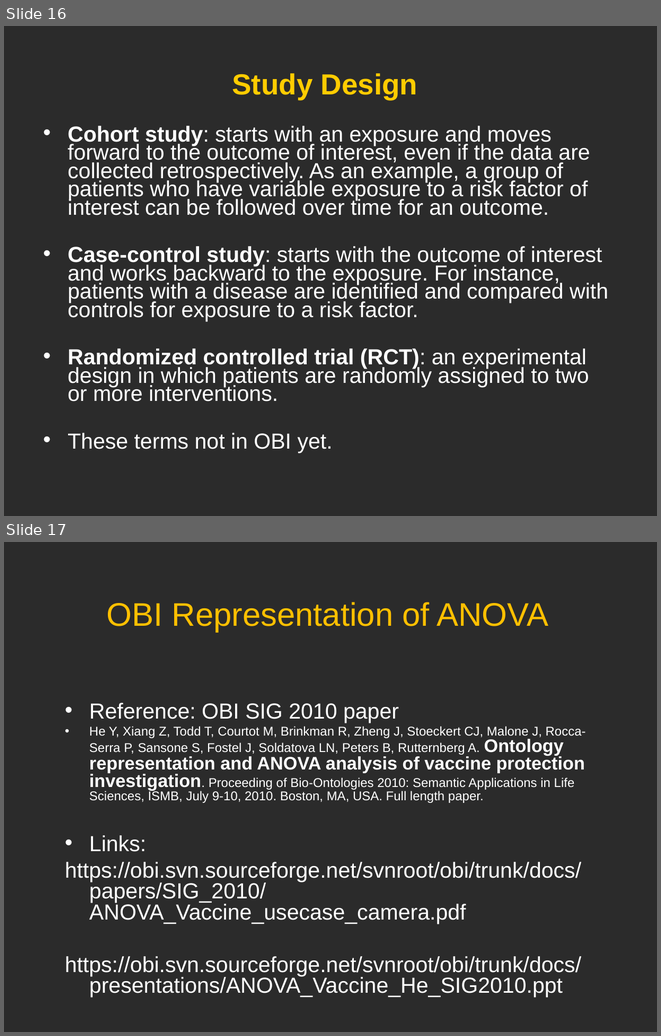
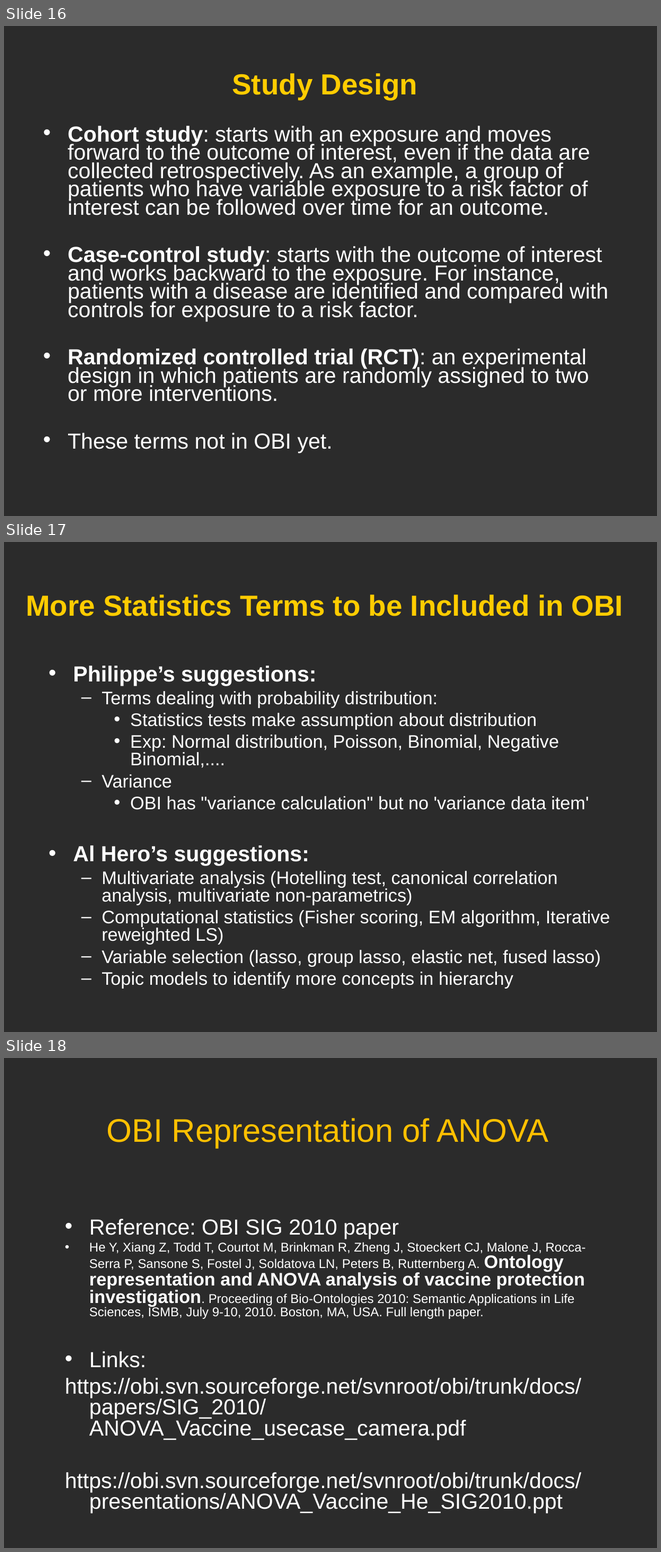
Before and after one commit to obi-ontology/obi-legacy-svn, a slide deck: trunk/docs/presentations/OBI workshop May 2012 Ann Arbor/OBI Statistics/Statistics_OBI_He.ppt. Shown one above the other, each under a label of ours: slides 16 and 17 before the commit, slides 16, 17 and 18 after it. The pictures are 661x1036 and 661x1552 pixels, drawn with LibreOffice and Linux fonts; fonts in the diff are those of the drawing; background and template pictures are left out; a plain dark background stands for a picture behind light text. Boxes give left, top, right and bottom in pixels: in the first picture for what was removed or moved away, otherwise in the second. Text is boxed around its words. In the diff, an @@ line names an element or a change of style, - is before the commit and + after.

```diff
--- a/trunk/docs/presentations/OBI workshop May 2012 Ann Arbor/OBI Statistics/Statistics_OBI_He.ppt
+++ b/trunk/docs/presentations/OBI workshop May 2012 Ann Arbor/OBI Statistics/Statistics_OBI_He.ppt
@@ slide 17 added at box(4, 542, 657, 1032), background picture (left out) @@
@@ text added at box(26, 594, 623, 616), 32 pt, text #FFCC00, bold @@
+More Statistics Terms to be Included in OBI
@@ text added at box(73, 665, 610, 988), 20 pt, text #FFFFFF @@
+• Philippe’s suggestions:
+  – Terms dealing with probability distribution:
+    • Statistics tests make assumption about distribution
+    • Exp: Normal distribution, Poisson, Binomial, Negative Binomial,....
+  – Variance
+    • OBI has "variance calculation" but no 'variance data item'
+• Al Hero’s suggestions:
+  – Multivariate analysis (Hotelling test, canonical correlation analysis, multivariate non-parametrics)
+  – Computational statistics (Fisher scoring, EM algorithm, Iterative reweighted LS)
+  – Variable selection (lasso, group lasso, elastic net, fused lasso)
+  – Topic models to identify more concepts in hierarchy
@@ what was slide 17 is now slide 18 @@
```
Also in this commit, not shown: 3 slides changed, 3 other files.
